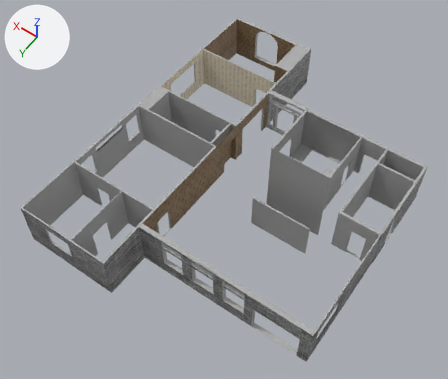
One commit to the Blender file Game 2/Assets/Blender Imports/FirstFloorWalls(Rooms Separated).blend: the scene before it, then after it.
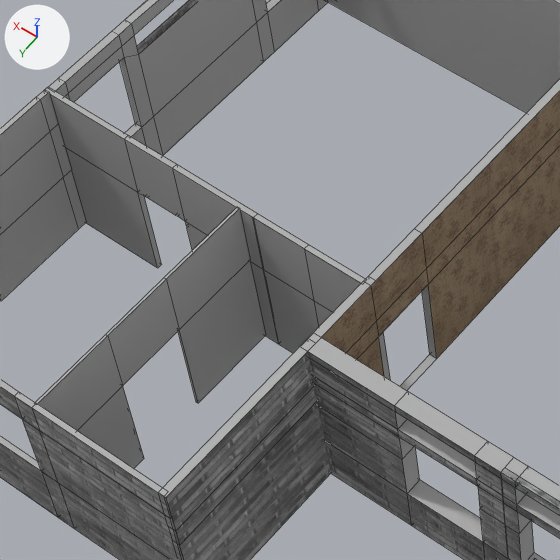
Each version appears first whole from a 50 mm camera at (-11.0, 35.5, 62.0) aimed at (17.1, -3.7, 0.4), and next in a close-up on the part from 14% to 45% of the width and 37% to 74% of the height. The axes (+X, +Y, +Z) are drawn at upper left. The lights are the same throughout. The first two pictures are the older version. The close-ups show mesh edges as thin lines.

In view in the first close-up: 'Main Area Walls', 'Master Bathroom', 'Master Bedroom', 'Master Closet', 'Outside Backyard Walls (Shadows)' and 1 more.
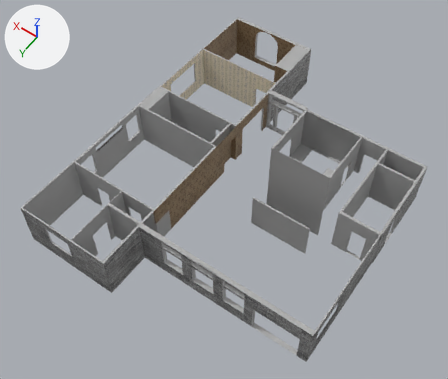
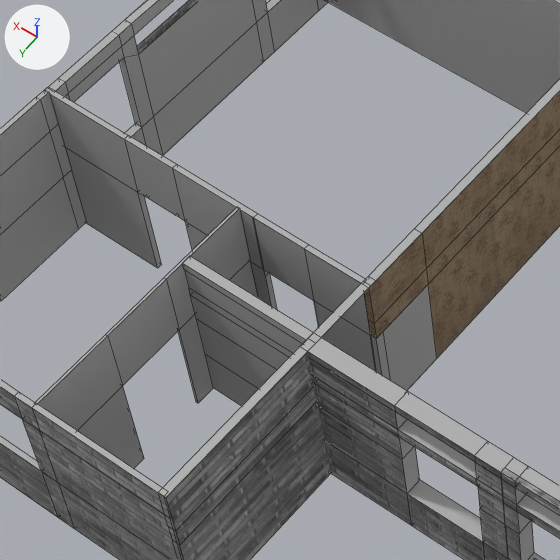
Changed parts and their boxes [x1, y1, x2, y2] in the close-ups (560 x 560 px):
'Master Bedroom', reshaped: before [45, 0, 560, 391]; after [45, 0, 560, 327]
'Master Closet', reshaped: before [32, 217, 370, 558]; after [32, 218, 376, 558]
part 1 of me_plane_005, cut back (mostly hidden): after [264, 270, 319, 327]
part 2 of me_plane_012, built on: before [264, 270, 319, 353]; after [183, 256, 313, 406]
part 3 of me_plane_025, built on: before [371, 234, 428, 381]; after [369, 234, 437, 391]
part 4 of me_plane_025, surface changed: before [321, 288, 384, 376]; after [364, 288, 382, 375]
part 5 of me_plane_025, recoloured: before [357, 337, 384, 376]; after [370, 335, 382, 375]

The change in detail:
me_plane_005 is used by ob_master_bedroom; location (16.4, -6.52, 2.87); rotation (1.571, 0.0, 0.0), in degrees (90, 0, 0).
me_plane_005 had 202 vertices, 119 faces, 1 loose edge and spanned x 2.49..14.91, y -2.93..3.39, z -13.5..-1.63.
me_plane_005 now has 218 vertices, 125 faces, 6 loose edges and spans x 2.49..14.91, y -2.94..3.39, z -13.51..-1.63.
Part 1, on me_plane_005:
2 faces are deleted.
1 loose edge is deleted.
11 vertices are added at x 6.73, y -2.94..0.9, z -13.51..-13.32.
5 new vertices lie (0.0, 0.0, -0.19) away from vertices in x 4.83..6.73, y -2.93..0.9, z -13.32.
6 loose edges are added.
8 new faces join them.
me_plane_012 is used by ob_master_closet; location (16.4, -6.52, 2.87); rotation (1.571, 0.0, 0.0), in degrees (90, 0, 0).
me_plane_012 had 71 vertices, 34 faces, 2 loose edges and spanned x 2.49..7.31, y -2.93..3.39, z -21.82..-13.32.
me_plane_012 now has 79 vertices, 49 faces, 2 loose edges and spans x 2.49..7.31, y -2.93..3.39, z -21.82..-13.32.
Part 2, on me_plane_012:
6 vertices are removed from x 2.49..6.78, y -2.93..1.68, z -13.5..-13.41.
11 faces are deleted.
7 vertices in x 2.76, y -2.88..3.39, z -16.12 move by (0.0, 0.0, 0.25).
14 new vertices lie (4.53, 0.0, 0.0) away from vertices in x 2.76, y -2.88..3.39, z -16.12..-15.56.
26 new faces join them.
me_plane_025 is used by ob_main_area_walls; location (16.4, -6.52, 2.87); rotation (1.571, 0.0, 0.0), in degrees (90, 0, 0).
Verts and faces of me_plane_025; kept vertices keep their numbers, new ones are numbered from 342.
Before the commit, vertices of me_plane_025: 28 (2.5, -2.9, -15.8), 29 (2.5, 1.7, -15.8), 30 (2.5, 3.4, -15.8) at pixel (315, 343), 31 (2.5, 0.9, -15.8), 36 (2.5, 3.4, -13.4) at pixel (370, 285).
Before the commit, vertices of me_plane_025: 37 (2.5, -2.9, -13.4), 38 (2.5, 1.7, -13.4) at pixel (376, 321), 39 (2.5, 0.9, -13.4) at pixel (378, 336), 304 (2.5, -2.9, -13.2), 305 (2.5, 0.9, -13.2) at pixel (383, 331).
Before the commit, vertices of me_plane_025: 306 (2.5, -2.9, -11.1) at pixel (436, 358), 307 (2.5, 0.9, -11.1) at pixel (428, 284).
me_plane_025 had 342 vertices, 235 faces and spanned x -19.4..3.2, y -8.4..3.5, z -16.1..10.1.
me_plane_025 now has 342 vertices, 236 faces and spans x -19.4..3.2, y -8.4..3.5, z -16.1..10.1.
Part 3, on me_plane_025:
Vertices 36 to 39 move by (0.0, 0.0, -0.1).
Vertices 28 to 31 move by (0.2, 0.0, 2.3).
New faces: (304, 306, 307, 305) (mat_material_020 (grey #aeaeae)).
me_plane_025 part 4: 3 kept faces spanning x 2.5..2.7, y -2.9..3.4, z -13.5 get new texture (UV) coordinates.
me_plane_025 part 5: 1 face spanning x 2.5..2.7, y -2.9..0.9, z -13.5 switches from mat_material_004 (picture img_wallpaper_png) to mat_material_020 (grey #aeaeae).
